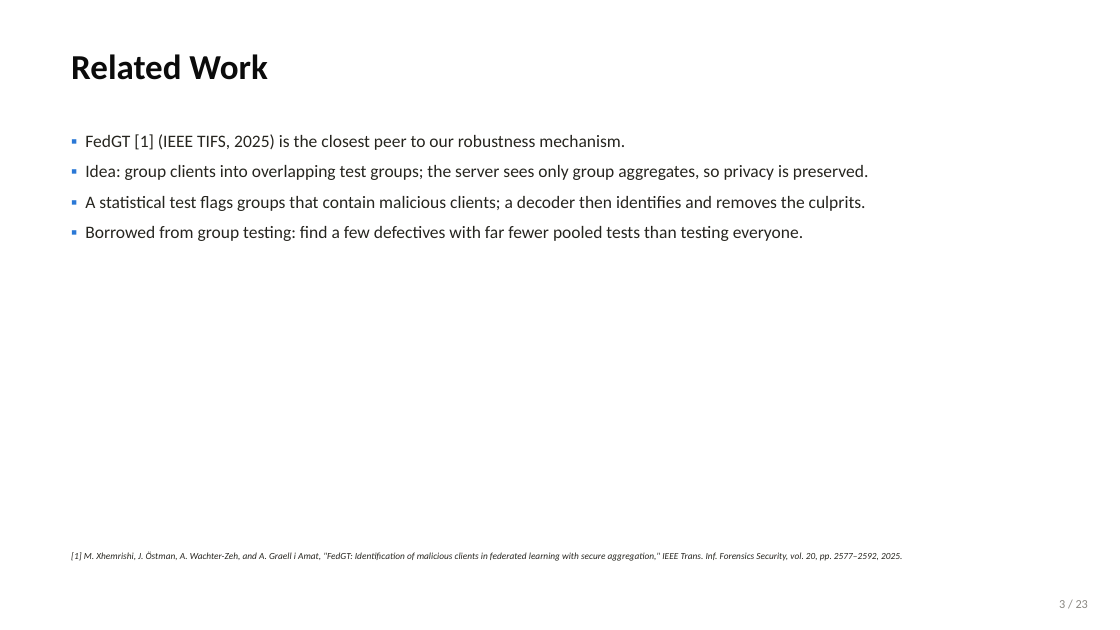
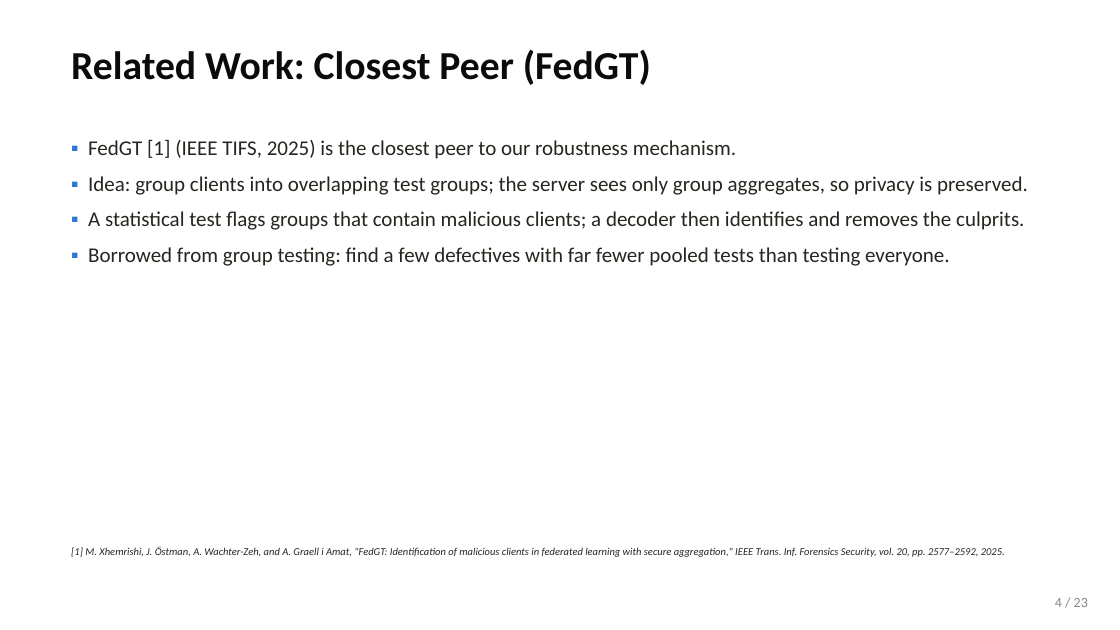
Before and after one commit to wshuv-o/cb-safe-draft, a slide deck: slide 5 of paper/cbsafe_deck.pptx (slide 4 before the commit). Drawn at 1120x630 pixels with LibreOffice and Linux fonts; fonts in the diff are those of the drawing. Boxes give left, top, right and bottom in pixels: in the first picture for what was removed or moved away, otherwise in the second. Text is boxed around its words. In the diff, an @@ line names an element or a change of style, - is before the commit and + after.

```diff
--- a/paper/cbsafe_deck.pptx
+++ b/paper/cbsafe_deck.pptx
@@ text at box(71, 49, 651, 85): text changed; size 30 to 34 pt @@
-Related Work
+Related Work: Closest Peer (FedGT)
@@ text "▪ FedGT [1] (IEEE TIFS, ..." at box(88, 140, 1028, 266): size 15 to 18 pt; more space between paragraphs @@
@@ text "[1] M. Xhemrishi, J. Östman, ..." at box(71, 547, 1005, 557): size 8 to 9 pt @@
@@ text at box(1055, 598, 1088, 607): text changed; size 10.5 to 12 pt @@
-3 / 23
+4 / 23
```
Also in this commit, not shown: 23 other slides changed, 1 slide added, 1 slide removed, 27 other files.
